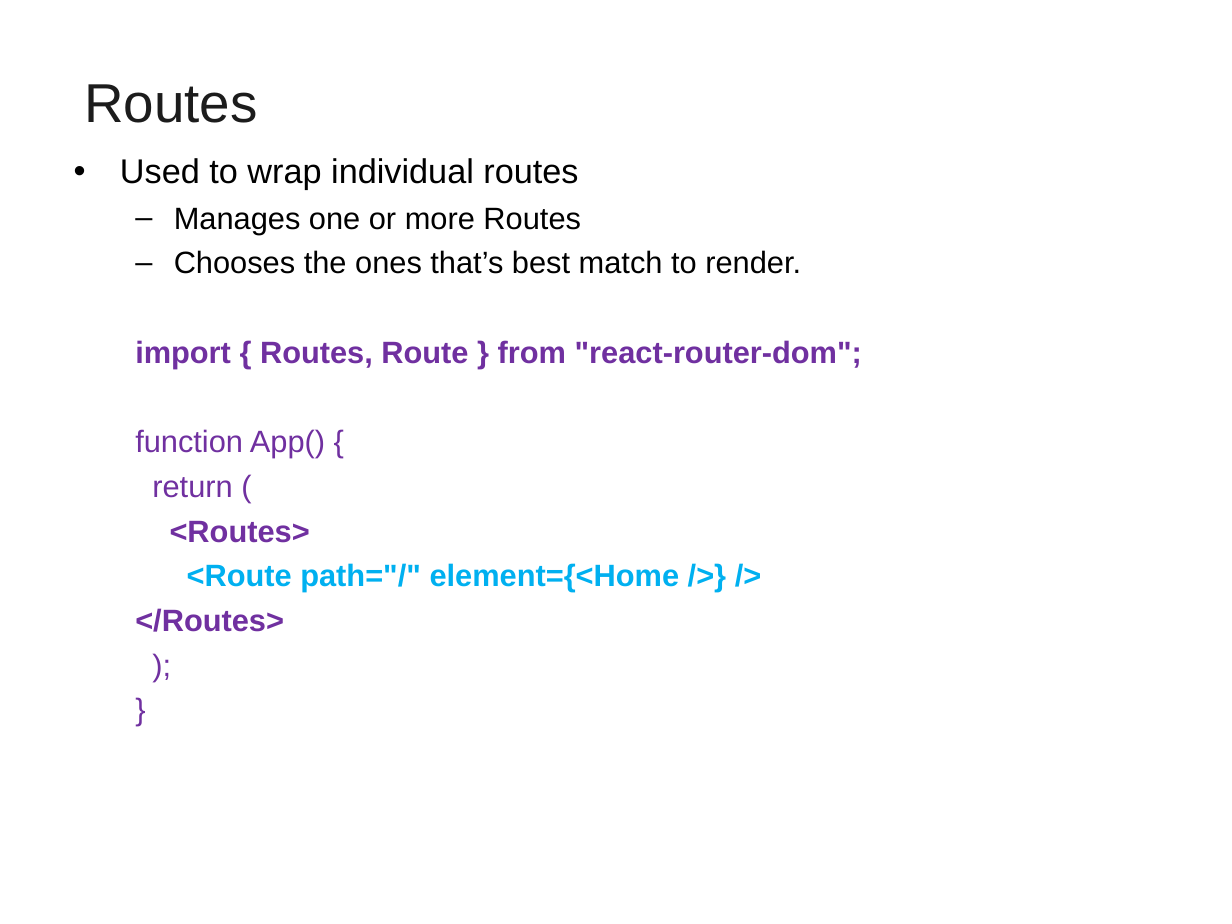
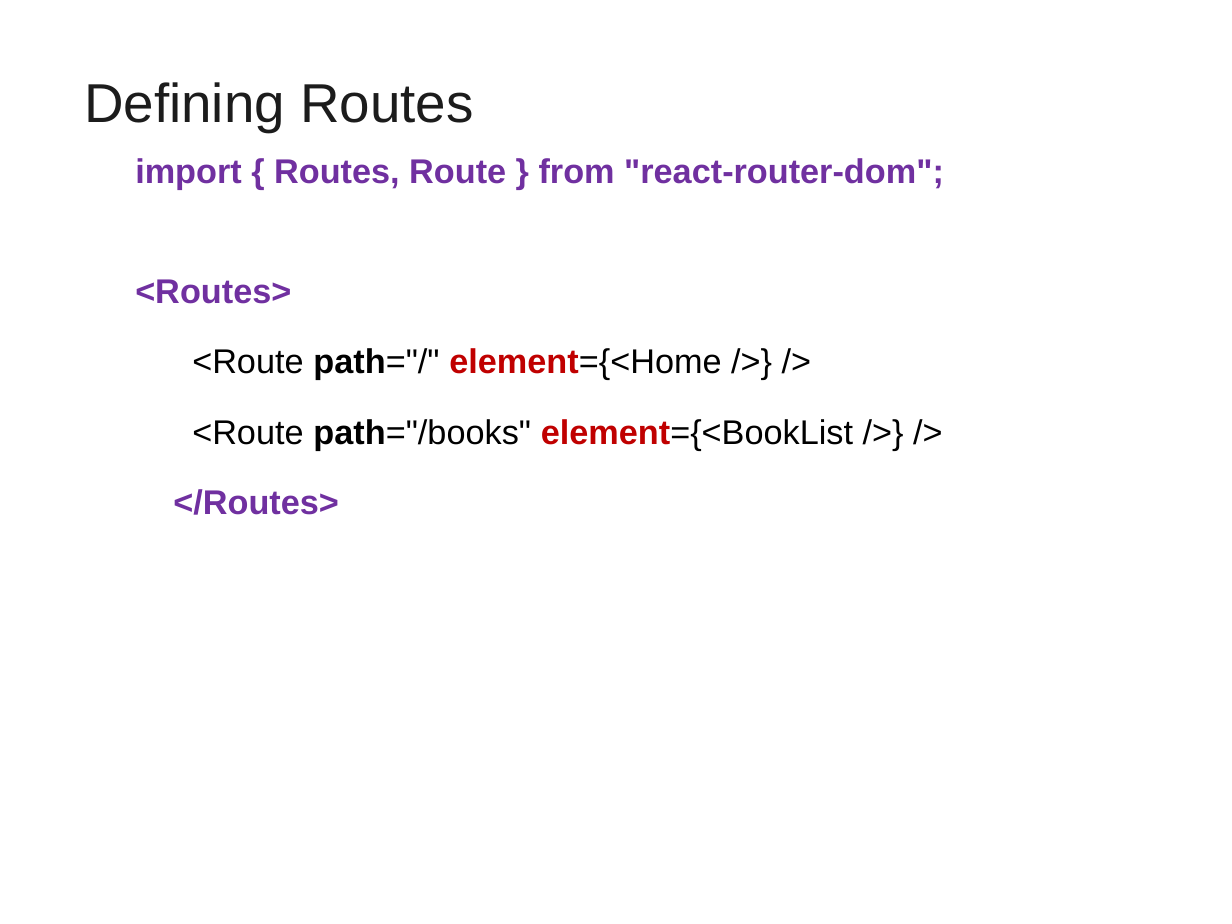
Before and after one commit to vatsanTraining/travel-agency, a slide deck: slide 143 of ReactJS_Module1.ppt (slide 145 before the commit). Drawn at 1232x924 pixels with LibreOffice and Linux fonts; fonts in the diff are those of the drawing; background and template pictures are left out. Boxes give left, top, right and bottom in pixels: in the first picture for what was removed or moved away, otherwise in the second. Text is boxed around its words. In the diff, an @@ line names an element or a change of style, - is before the commit and + after.

```diff
--- a/ReactJS_Module1.ppt
+++ b/ReactJS_Module1.ppt
@@ title at (84, 82, 473, 132): text changed @@
-Routes
+Defining Routes
@@ text at (135, 158, 944, 515): paragraphs removed @@
-  );
-  }
@@ text at (120, 158, 801, 274): paragraphs removed @@
-• Used to wrap individual routes
-  – Manages one or more Routes
-  – Chooses the ones that’s best match to render.
@@ text at (135, 158, 944, 515): size 18 to 20 pt in "import { Routes, Route } from "react-router-dom";", "<Routes>", "<Route path="/" element={<Home />} />", "</Routes>"; text colour #00B0F0 to #000000, bold off in "<Route path="/" element={<Home />} />"; text colour #00B0F0 to #C00000 in "element={<Home"; indent changed; line spacing 1 to 1.5 @@
@@ text at (192, 419, 853, 450): paragraph added @@
+  <Route path="/books" element={<BookList />} />
@@ text at (135, 429, 325, 498): paragraphs removed @@
-  function App() {
-  return (
```
Also in this commit, not shown: 11 other slides changed, 6 slides added, 3 slides removed.
